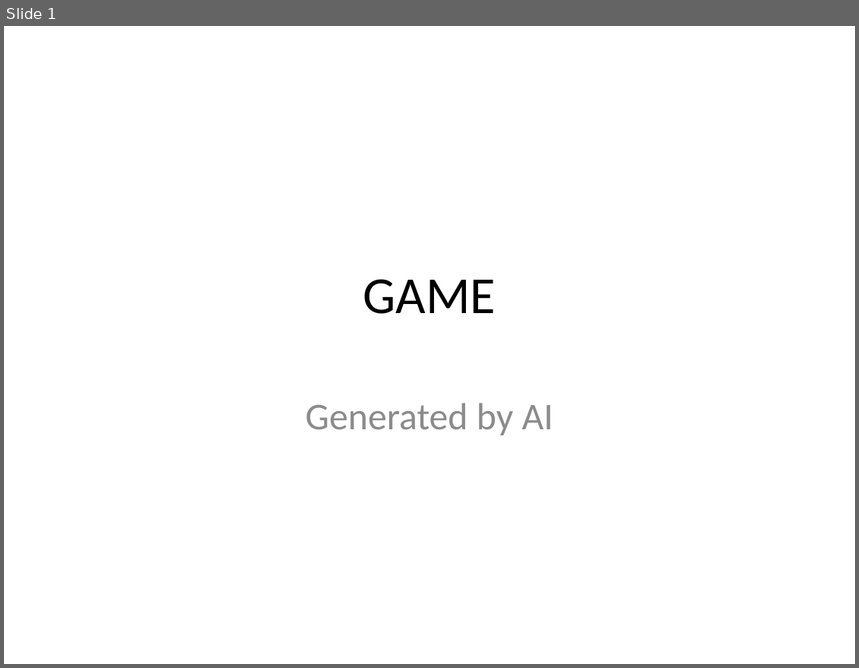
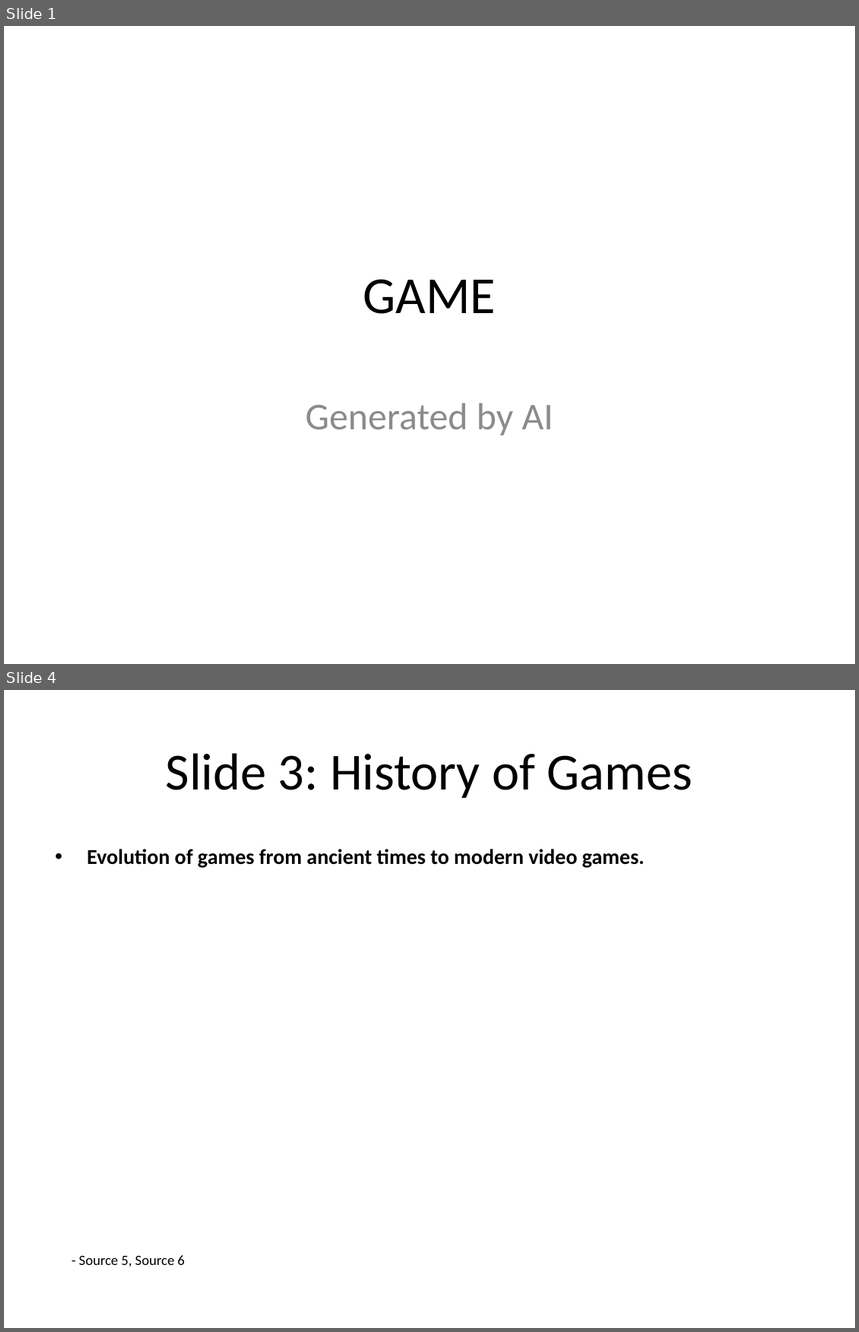
Before and after one commit to infrasvc-magang/test, a slide deck: backend/project/PPTX/Game_presentation.pptx. Shown one above the other, each under a label of ours: slide 1 before the commit, slides 1 and 4 after it; the slides between them are not shown. The pictures are 859x668 and 859x1332 pixels, drawn with LibreOffice and Linux fonts; fonts in the diff are those of the drawing. Boxes give left, top, right and bottom in pixels: in the first picture for what was removed or moved away, otherwise in the second. Text is boxed around its words. In the diff, an @@ line names an element or a change of style, - is before the commit and + after.

```diff
--- a/backend/project/PPTX/Game_presentation.pptx
+++ b/backend/project/PPTX/Game_presentation.pptx
@@ slide 4 added at (4,690,855,1328), background #FFFFFF @@
@@ title added at (166,753,693,798), 44 pt, text #000000 @@
+Slide 3: History of Games
@@ text added at (87,849,645,868), 18 pt, text #000000, bold @@
+• Evolution of games from ancient times to modern video games.
@@ text added at (79,1255,184,1267), 12 pt, text #000000 @@
+- Source 5, Source 6
```
Also in this commit, not shown: 8 slides changed, 1 other slide added, 2 slides removed, 18 other files.
